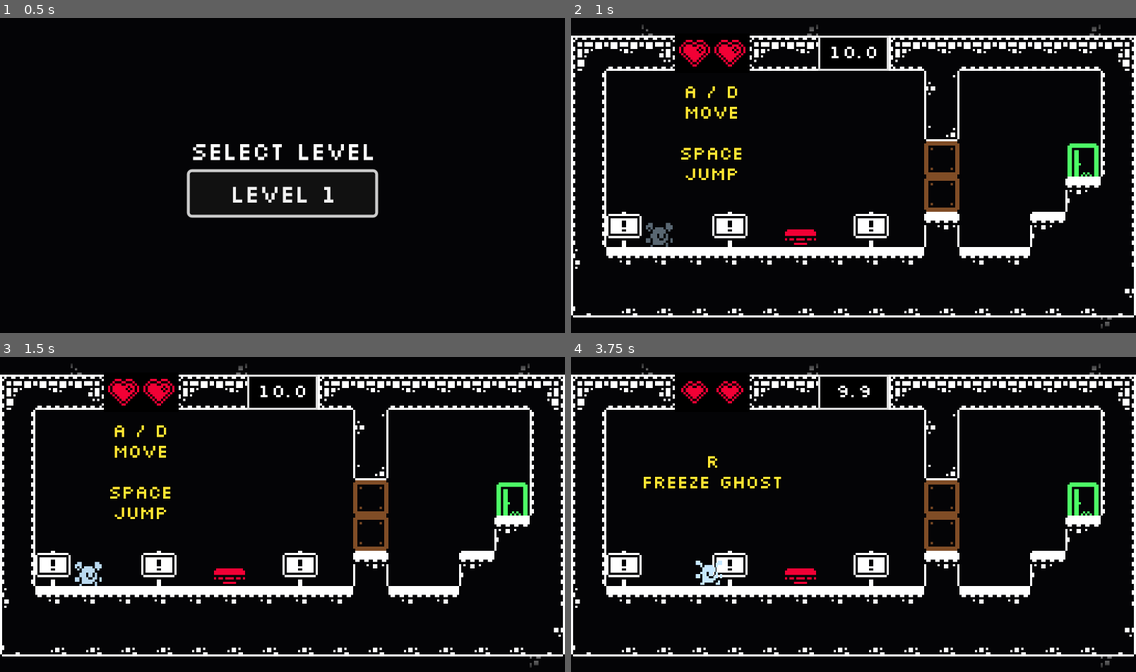
Above: before the commit, frames 1-4 (two rows, left to right).
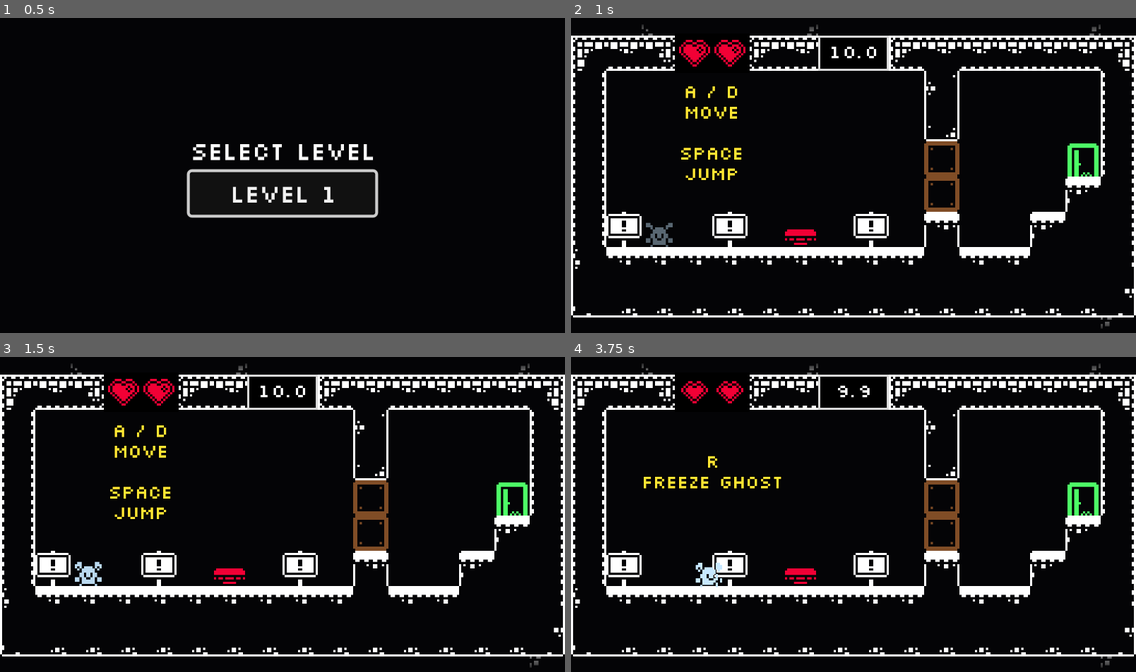
Above: after the commit, the same moments.

Repository: moellh/gmtk-game-jam-2026
Game: Godot game, scene res://src/level_select.tscn
Two runs of this game, one before a commit and one after it. Both use one fixed random seed, a clock stepped at 60 frames per second and the inputs below.
Inputs:
- Up to frame 1 (0.5 s): no input
- Up to frame 2 (1 s): click "Level 1" at 0.5 s
- Up to frame 3 (1.5 s): hold Right (move_right) from 1.28 s (still down); tap Space (jump) at 1.35 s
- Up to frame 4 (3.75 s): tap Space (jump) at 1.52, 1.82, 2.27, 2.3, 2.57, 2.85 s; tap C (clear) at 2.1, 3.6 s; release Right (move_right) at 2.78 s; hold Left (move_left) 2.78-3.53 s; hold Right (move_right) from 3.53 s (still down)

Frame 1 is identical in both runs. In frame 2, less than 0.1% of the frame differs, in the area x 13-18%, y 64-73%; in frame 3, less than 0.1%; in frame 4, 0.2%, in the area x 22-27%, y 64-74%.

Commit message:
replay: simulate recorded actions

Diff:
--- a/src/door.gd
+++ b/src/door.gd
@@ -17,5 +17,7 @@
 	query.exclude = [get_rid()] # skip our own static body
 
 	for hit in get_world_2d().direct_space_state.intersect_shape(query):
-		if hit.collider is CharacterBody2D: return true
+		var collider := hit.collider as Node
+		if collider != null and collider.is_in_group(&"player"):
+			return true
 	return false
--- /dev/null
+++ b/src/figure.gd
@@ -0,0 +1,65 @@
+class_name Figure
+extends CharacterBody2D
+
+const SPEED := 300.0
+const JUMP_VELOCITY := -400.0
+const ACCEL := 2000.0
+const FRICTION := 2500.0
+const LEDGE_TIME := 0.1
+const JUMP_BUFFER := 0.1
+
+const MOVE_AXIS := &"move_axis"
+const JUMP_PRESSED := &"jump_pressed"
+const JUMP_RELEASED := &"jump_released"
+
+var ledge_timer := 0.0
+var buffer_timer := 0.0
+var first_step_after_reset := true
+
+@onready var sprite: AnimatedSprite2D = $AnimatedSprite2D
+
+func apply_action(action: Dictionary, delta: float) -> void:
+	# A teleported body retains its old floor flag until move_and_slide runs again.
+	var grounded := is_on_floor() and not first_step_after_reset
+	first_step_after_reset = false
+
+	if not grounded:
+		velocity += get_gravity() * delta
+
+	ledge_timer = LEDGE_TIME if grounded else ledge_timer - delta
+	buffer_timer = JUMP_BUFFER if action[JUMP_PRESSED] else buffer_timer - delta
+	if buffer_timer > 0.0 and ledge_timer > 0.0:
+		velocity.y = JUMP_VELOCITY
+		buffer_timer = 0.0
+		ledge_timer = 0.0
+
+	if action[JUMP_RELEASED] and velocity.y < 0.0:
+		velocity.y *= 0.4
+
+	var move_axis: float = action[MOVE_AXIS]
+	if move_axis:
+		velocity.x = move_toward(velocity.x, move_axis * SPEED, 1.5 * ACCEL * delta)
+		sprite.flip_h = move_axis < 0.0
+	else:
+		velocity.x = move_toward(velocity.x, 0.0, FRICTION * delta)
+
+	move_and_slide()
+	update_animation(move_axis)
+
+func reset_figure(spawn_position: Vector2) -> void:
+	ledge_timer = 0.0
+	buffer_timer = 0.0
+	first_step_after_reset = true
+	velocity = Vector2.ZERO
+	global_position = spawn_position
+	sprite.flip_h = false
+	sprite.play(&"idle")
+	sprite.set_frame_and_progress(0, 0.0)
+
+func update_animation(move_axis: float) -> void:
+	if not is_on_floor():
+		sprite.play(&"jump")
+	elif move_axis != 0.0:
+		sprite.play(&"run")
+	else:
+		sprite.play(&"idle")
--- a/src/ghost.gd
+++ b/src/ghost.gd
@@ -1,20 +1,34 @@
-extends AnimatedSprite2D
+extends Figure
 
-var recording: Array = []
+var recording: Array[Dictionary] = []
 var playback := 0
+var spawn: Vector2
+var live_player: PhysicsBody2D
 
-func setup(rec: Array) -> void:
-	recording = rec
+func setup(
+	actions: Array[Dictionary],
+	source_collision: CollisionShape2D,
+	player: PhysicsBody2D,
+) -> void:
+	recording.assign(actions)
+	live_player = player
+
+	var collision_shape := get_node("CollisionShape2D") as CollisionShape2D
+	collision_shape.position = source_collision.position
+	collision_shape.shape = source_collision.shape
+
+func _ready() -> void:
+	spawn = global_position
+	add_collision_exception_with(live_player)
+	reset_figure(spawn)
 
 func restart() -> void:
 	playback = 0
+	reset_figure(spawn)
 
-func _physics_process(_delta: float) -> void:
-	if playback >= recording.size(): return # Freeze on end
+func _physics_process(delta: float) -> void:
+	if playback >= recording.size():
+		return
 
-	var f: Dictionary = recording[playback]
-	global_position = f.pos
-	flip_h = f.flip
-	play(f.anim)
-
+	apply_action(recording[playback], delta)
 	playback += 1
--- a/src/ghost.tscn
+++ b/src/ghost.tscn
@@ -1,21 +1,16 @@
-[gd_scene load_steps=4 format=3]
+[gd_scene load_steps=3 format=3]
 
 [ext_resource type="Script" path="res://src/ghost.gd" id="1"]
 [ext_resource type="SpriteFrames" path="res://src/player_frames.tres" id="2"]
 
-[sub_resource type="RectangleShape2D" id="RectangleShape2D_hitbox"]
-size = Vector2(16, 15)
+[node name="Ghost" type="CharacterBody2D"]
+z_index = 1
+collision_layer = 2
+collision_mask = 1
+script = ExtResource("1")
 
-[node name="Ghost" type="AnimatedSprite2D"]
-z_index = 1
+[node name="AnimatedSprite2D" type="AnimatedSprite2D" parent="."]
 modulate = Color(0.62, 0.56, 0.72, 0.58)
 sprite_frames = ExtResource("2")
-script = ExtResource("1")
 
-[node name="Hitbox" type="Area2D" parent="."]
-collision_layer = 2
-collision_mask = 0
-monitoring = false
-
-[node name="CollisionShape2D" type="CollisionShape2D" parent="Hitbox"]
-shape = SubResource("RectangleShape2D_hitbox")
+[node name="CollisionShape2D" type="CollisionShape2D" parent="."]
--- a/src/goal.gd
+++ b/src/goal.gd
@@ -3,4 +3,5 @@
 signal reached(goal_position: Vector2)
 
 func _on_body_entered(body: Node2D) -> void:
-	if body is CharacterBody2D: reached.emit(global_position)
+	if body.is_in_group(&"player"):
+		reached.emit(global_position)
--- a/src/player.gd
+++ b/src/player.gd
@@ -1,65 +1,35 @@
-extends CharacterBody2D
-
-const SPEED = 300.0
-const JUMP_VELOCITY = -400.0
-
-const ACCEL := 2000.0
-const FRICTION := 2500.0
-const LEDGE_TIME := 0.1
-const JUMP_BUFFER := 0.1
-
-var ledge_timer := 0.0
-var buffer_timer := 0.0
+extends Figure
 
 const GHOST_SCENE := preload("res://src/ghost.tscn")
+
 var spawn: Vector2
-var recording: Array = []
+var recording_start: Vector2
+var recording: Array[Dictionary] = []
 
-@onready var sprite: AnimatedSprite2D = $AnimatedSprite2D
+@onready var collision_shape: CollisionShape2D = $CollisionShape2D
 
 func _ready() -> void:
+	add_to_group(&"player")
 	spawn = global_position
+	recording_start = spawn
 
 func _physics_process(delta: float) -> void:
-	if not is_on_floor(): velocity += get_gravity() * delta
-
-	ledge_timer = LEDGE_TIME if is_on_floor() else ledge_timer - delta
-	buffer_timer = JUMP_BUFFER if Input.is_action_just_pressed("jump") else buffer_timer - delta
-
-	# Jump if, on floor or just was on it AND pressed it or just landed
-	if buffer_timer > 0.0 and ledge_timer > 0.0:
-		velocity.y = JUMP_VELOCITY
-		buffer_timer = 0.0
-		ledge_timer = 0.0
-
-	# Long press, increase hight
-	if Input.is_action_just_released("jump") and velocity.y < 0: velocity.y *= 0.4
-
-	var dir := Input.get_axis("move_left", "move_right")
-	if dir: # Move
-		velocity.x = move_toward(velocity.x, dir * SPEED, 1.5 * ACCEL * delta)
-		sprite.flip_h = dir < 0
-	else: # Idle
-		velocity.x = move_toward(velocity.x, 0, FRICTION * delta)
-
-	move_and_slide()
-	update_animation(dir)
-
-	recording.append({"pos": global_position, "flip": sprite.flip_h, "anim": sprite.animation})
+	var action: Dictionary = {
+		MOVE_AXIS: Input.get_axis("move_left", "move_right"),
+		JUMP_PRESSED: Input.is_action_just_pressed("jump"),
+		JUMP_RELEASED: Input.is_action_just_released("jump"),
+	}
+	apply_action(action, delta)
+	recording.append(action)
 
 func spawn_ghost() -> Node:
 	var ghost := GHOST_SCENE.instantiate()
-	ghost.setup(recording)
-	ghost.global_position = spawn
+	ghost.setup(recording, collision_shape, self)
+	ghost.global_position = recording_start
 	ghost.add_to_group("ghosts")
 	return ghost
 
 func reset(spawn_offset := Vector2.ZERO) -> void:
 	recording = []
-	velocity = Vector2.ZERO
-	global_position = spawn + spawn_offset
-
-func update_animation(dir: float) -> void:
-	if not is_on_floor(): sprite.play("jump")
-	elif dir != 0: sprite.play("run")
-	else: sprite.play("idle")
+	recording_start = spawn + spawn_offset
+	reset_figure(recording_start)
Not shown, added: src/figure.gd.uid
